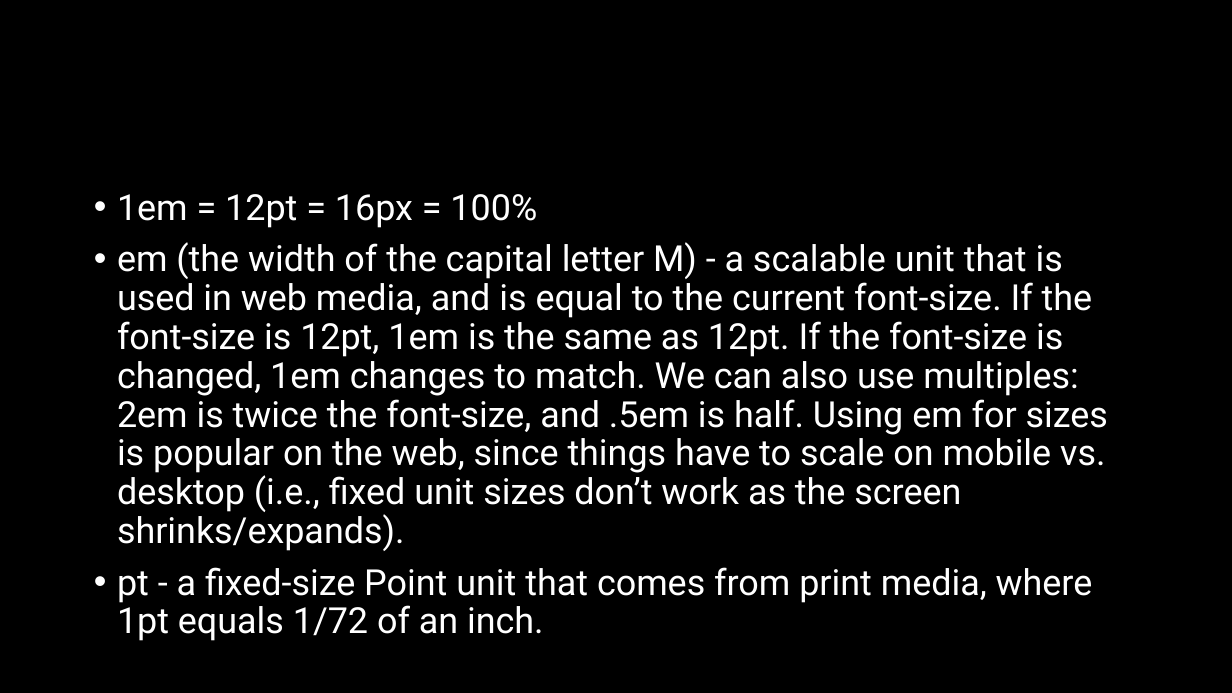
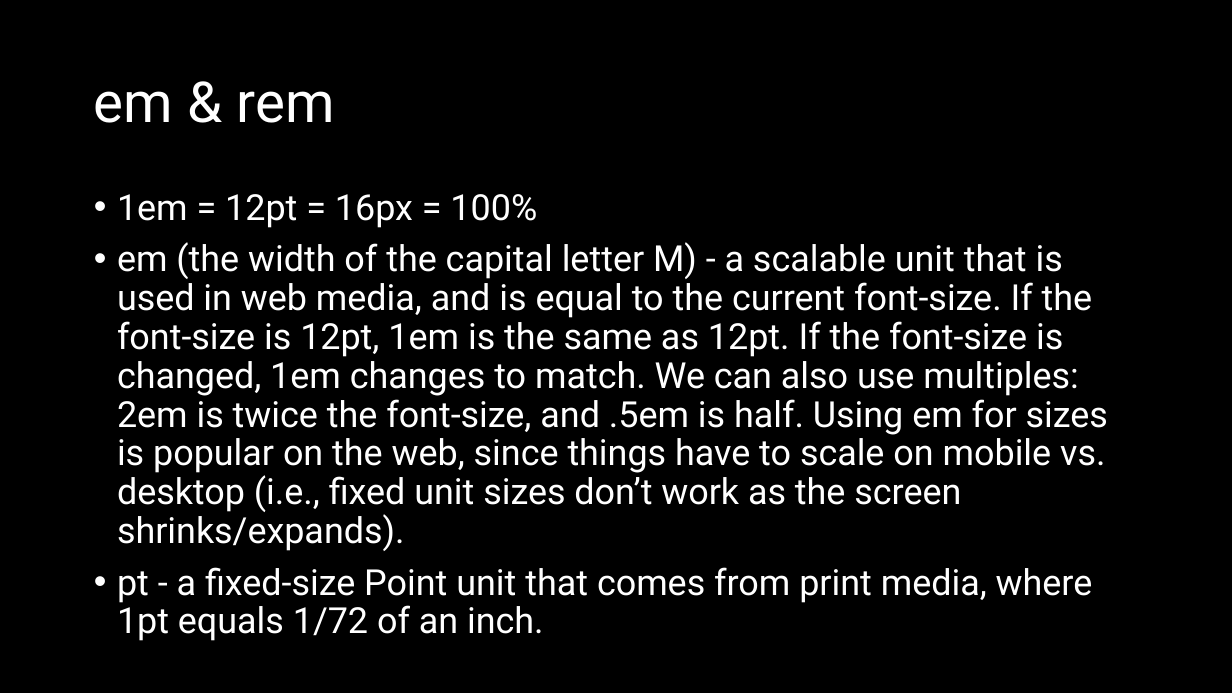
Before and after one commit to natiquekeyin/fall2024, a slide deck: slide 10 of FrontEnd/Week3/Week3.pptx. Drawn at 1232x693 pixels with LibreOffice and Linux fonts; fonts in the diff are those of the drawing. Boxes give left, top, right and bottom in pixels: in the first picture for what was removed or moved away, otherwise in the second. Text is boxed around its words. In the diff, an @@ line names an element or a change of style, - is before the commit and + after.

```diff
--- a/FrontEnd/Week3/Week3.pptx
+++ b/FrontEnd/Week3/Week3.pptx
@@ title added at box(94, 91, 334, 123), 44 pt, text #FFFFFF @@
+em & rem
```
Also in this commit, not shown: 2 other slides changed, 3 other files.
